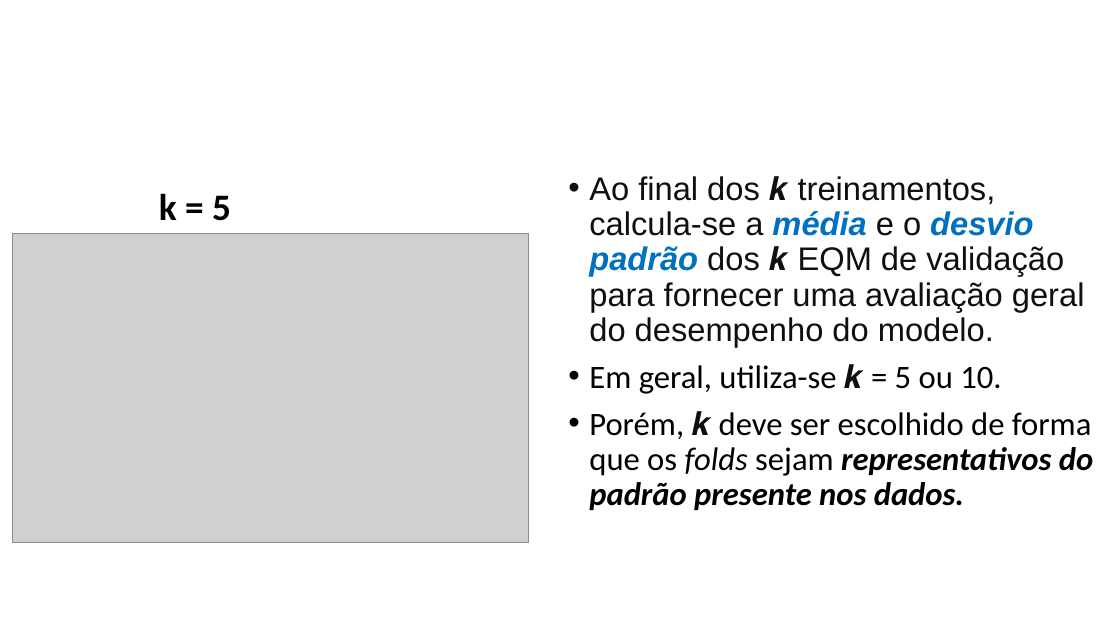
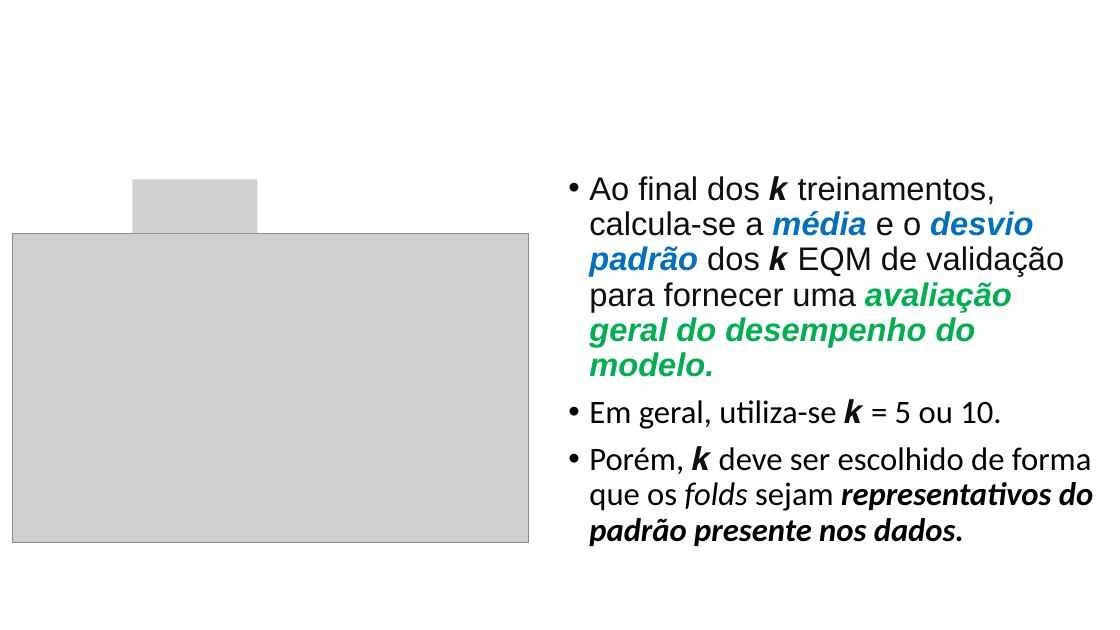
Before and after one commit to zz4fap/t319_aprendizado_de_maquina, a slide deck: slide 9 of slides/T319_Regressão_Linear (Parte V).pptx. Drawn at 1120x630 pixels with LibreOffice and Linux fonts; fonts in the diff are those of the drawing; grey boxes stand for pictures. Boxes give left, top, right and bottom in pixels: in the first picture for what was removed or moved away, otherwise in the second. Text is boxed around its words. In the diff, an @@ line names an element or a change of style, - is before the commit and + after.

```diff
--- a/slides/T319_Regressão_Linear (Parte V).pptx
+++ b/slides/T319_Regressão_Linear (Parte V).pptx
@@ text at [589,176,1064,377]: text colour #0F0F0F to #00B050, bold on, italic on in "avaliação geral do desempenho do modelo." @@
@@ picture added at [133,180,258,234] @@
@@ text removed at [159,193,231,221] @@
-k = 5
```
Also in this commit, not shown: 10 other slides changed, 1 other file.
